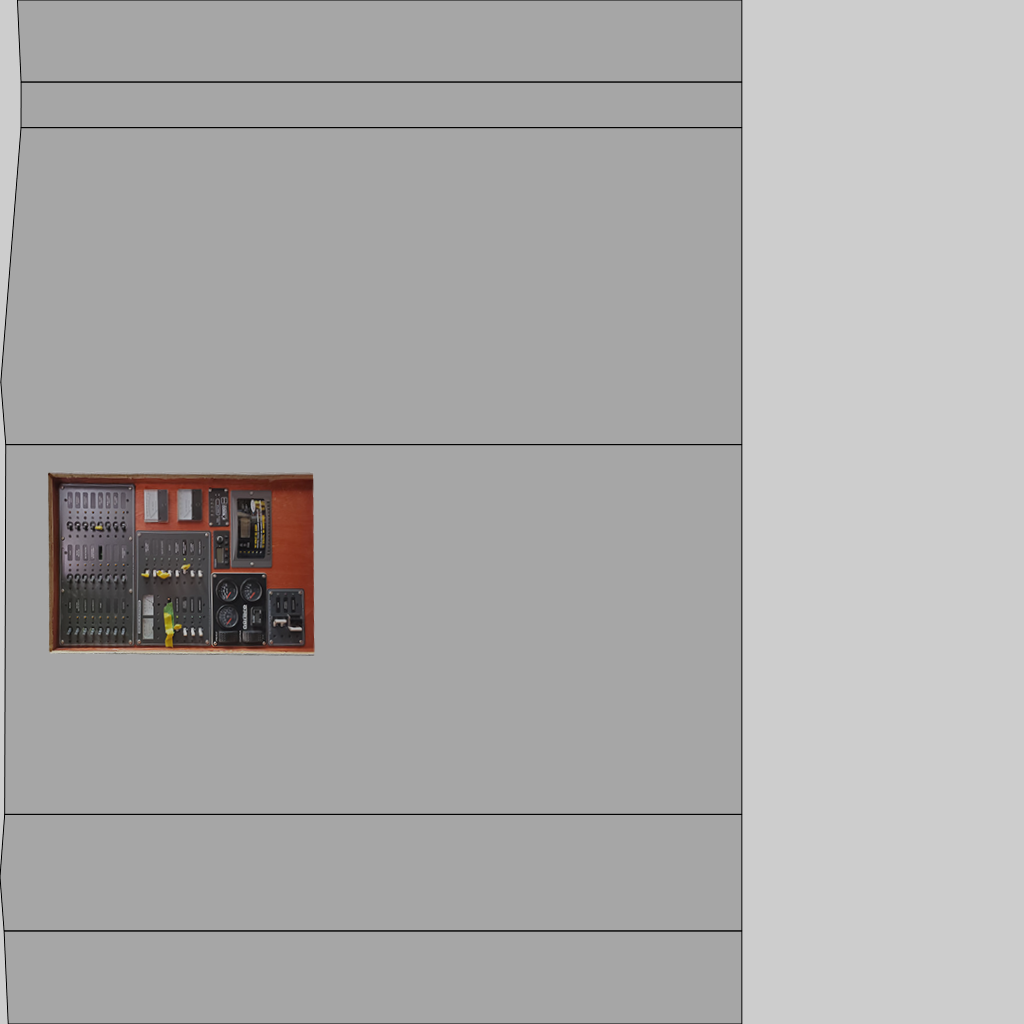
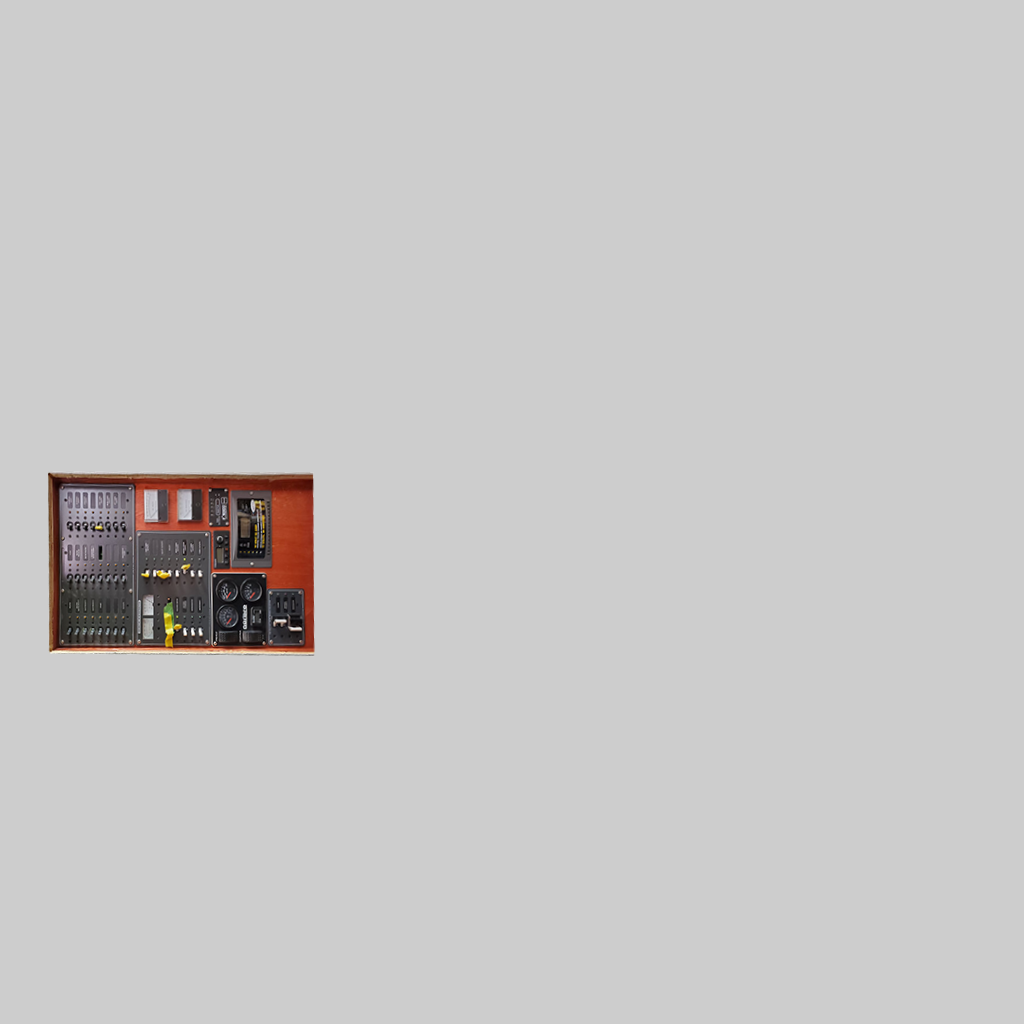
Revision of a layered 1024×1024 image; what changed, layer by layer:
hid "Layout" over [0, 0, 743, 1024]
